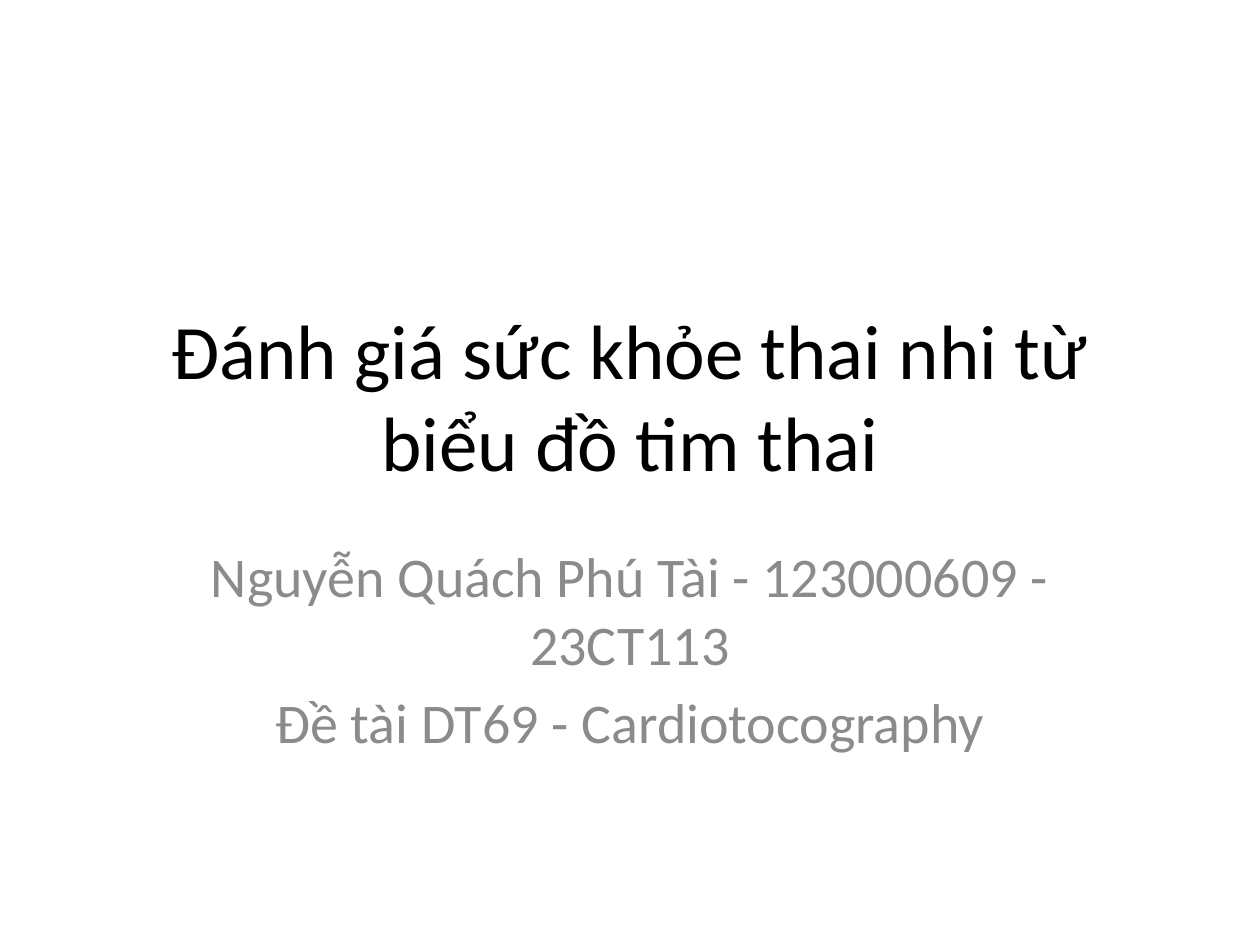
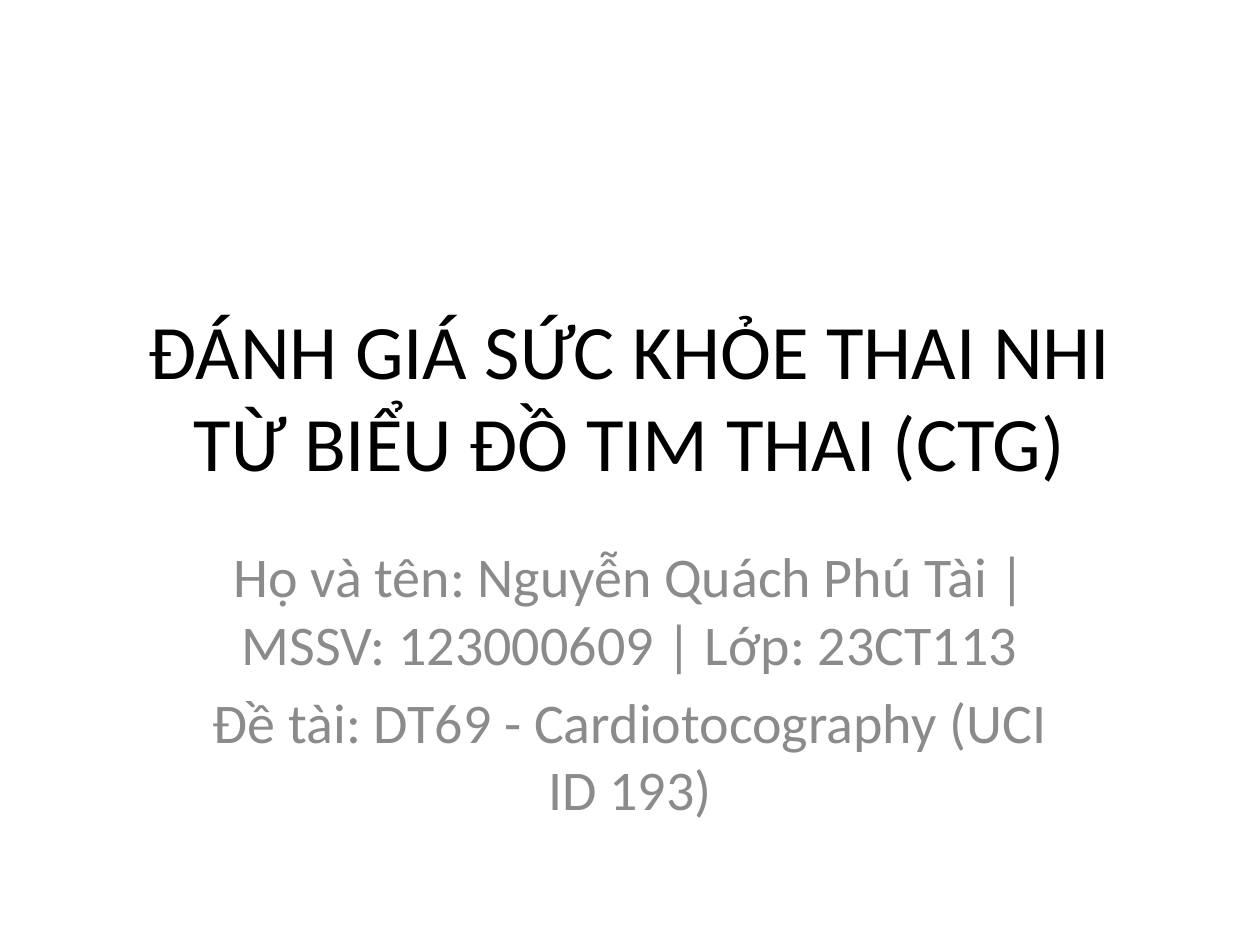
Before and after one commit to Escanor292/caimo, a slide deck: slide 1 of DT69_123000609_SlideThuyetTrinh.pptx. Drawn at 1260x945 pixels with LibreOffice and Linux fonts; fonts in the diff are those of the drawing. Boxes give left, top, right and bottom in pixels: in the first picture for what was removed or moved away, otherwise in the second. Text is boxed around its words. In the diff, an @@ line names an element or a change of style, - is before the commit and + after.

```diff
--- a/DT69_123000609_SlideThuyetTrinh.pptx
+++ b/DT69_123000609_SlideThuyetTrinh.pptx
@@ title at [149, 315, 1110, 482]: text changed @@
-Đánh giá sức khỏe thai nhi từ biểu đồ tim thai
+ĐÁNH GIÁ SỨC KHỎE THAI NHI TỪ BIỂU ĐỒ TIM THAI (CTG)
@@ subtitle at [213, 551, 1046, 818]: text changed @@
-Nguyễn Quách Phú Tài - 123000609 - 23CT113
-Đề tài DT69 - Cardiotocography
+Họ và tên: Nguyễn Quách Phú Tài | MSSV: 123000609 | Lớp: 23CT113
+Đề tài: DT69 - Cardiotocography (UCI ID 193)
```
Also in this commit, not shown: 5 other slides changed, 4 slides added, 6 slides removed, 8 other files.
